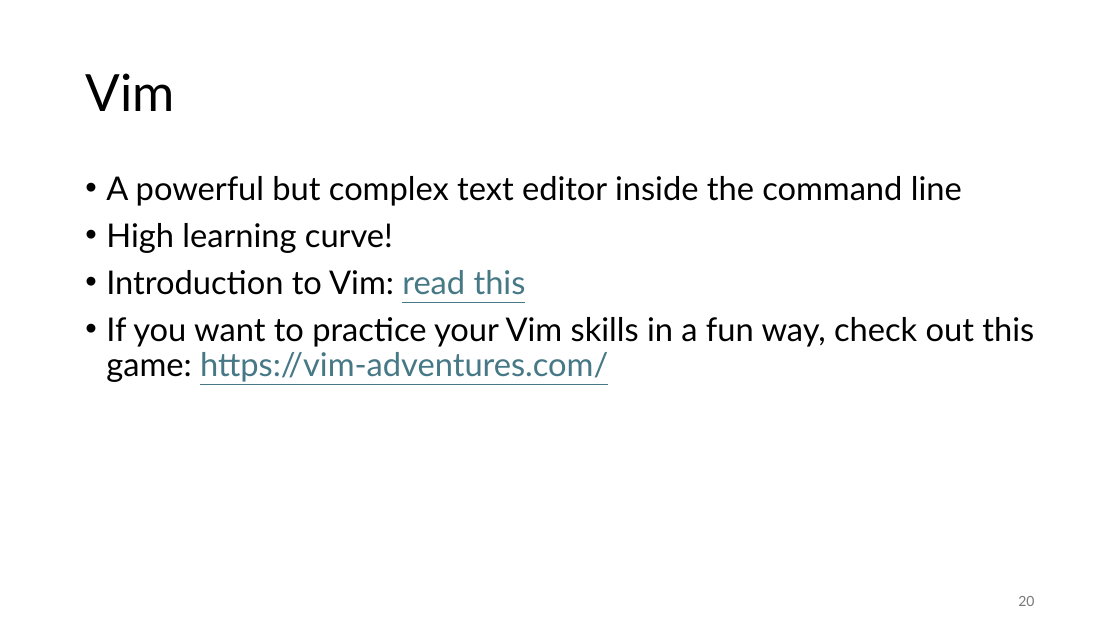
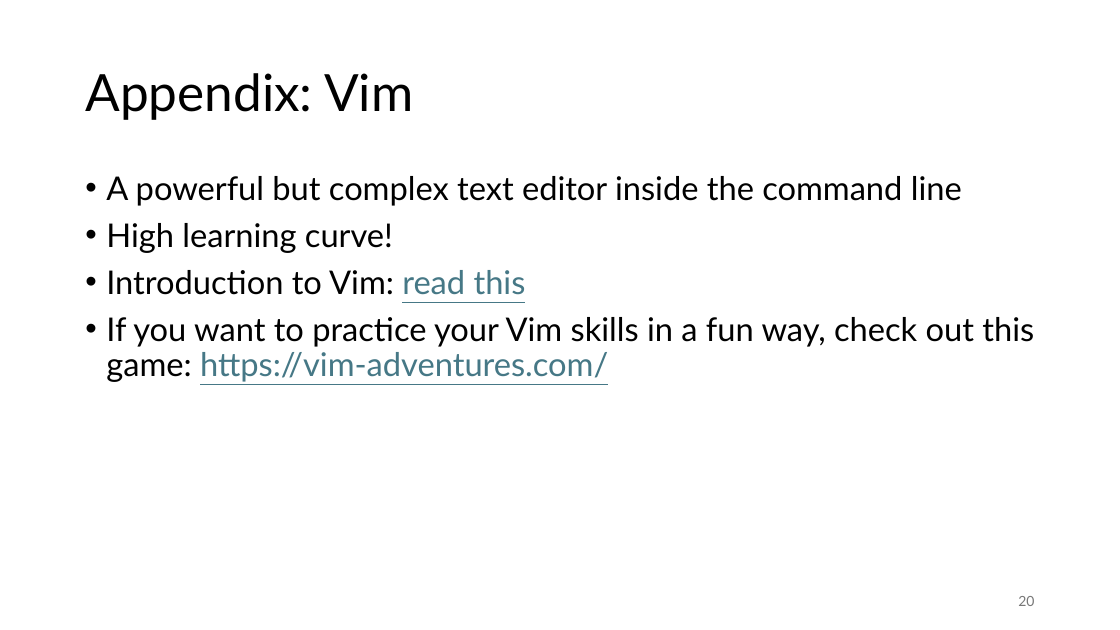
Before and after one commit to chickaroo/Bash_Workshop, a slide deck: slide 20 of Bash_Workshop_Slides.pptx. Drawn at 1120x630 pixels with LibreOffice and Linux fonts; fonts in the diff are those of the drawing. Boxes give left, top, right and bottom in pixels: in the first picture for what was removed or moved away, otherwise in the second. Text is boxed around its words. In the diff, an @@ line names an element or a change of style, - is before the commit and + after.

```diff
--- a/Bash_Workshop_Slides.pptx
+++ b/Bash_Workshop_Slides.pptx
@@ title at <box>85,73,413,120</box>: text changed @@
-Vim
+Appendix: Vim
```
Also in this commit, not shown: 5 other slides changed, 2 slides added, 2 slides removed, 1 other file.
